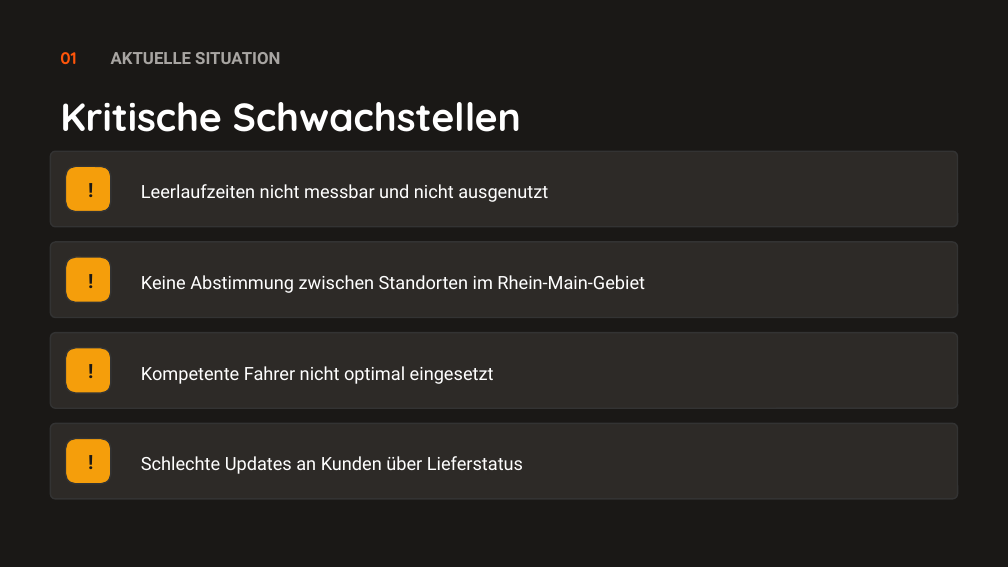
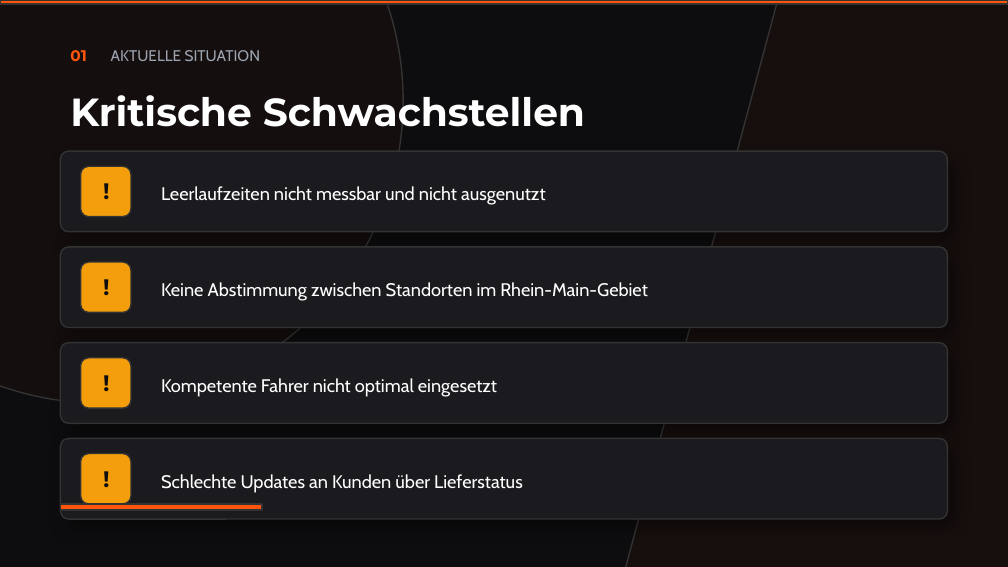
Before and after one commit to 0verhead/fahrerplanung-presentation, a slide deck: slide 5 of output/fahrersoftware-magnum-opus.pptx. Drawn at 1008x567 pixels with LibreOffice and Linux fonts; fonts in the diff are those of the drawing. Boxes give left, top, right and bottom in pixels: in the first picture for what was removed or moved away, otherwise in the second. Text is boxed around its words. In the diff, an @@ line names an element or a change of style, - is before the commit and + after.

```diff
--- a/output/fahrersoftware-magnum-opus.pptx
+++ b/output/fahrersoftware-magnum-opus.pptx
@@ background #1A1816 to #0D0D0F @@
@@ ellipse added at (0, 0, 403, 403), fill #FF550A at 3% opacity, outline #333333 1 pt @@
@@ rectangle added at (0, 0, 1008, 4), fill #FF550A, outline #333333 1 pt @@
@@ rectangle added at (610, 0, 1008, 567), fill #FF550A at 4% opacity, outline #333333 1 pt @@
@@ text "01": place and size @@
-text "01" at (60, 52, 76, 64)
+text "01" at (70, 50, 86, 61)
@@ text "01" at (70, 50, 86, 61): size 12 to 11 pt, font Quicksand to Montserrat @@
@@ text "AKTUELLE SITUATION" at (111, 50, 261, 61): size 12 to 11 pt, font Roboto to Cabin, text colour #A8A5A2 to #9CA3AF, bold off @@
@@ text "Kritische Schwachstellen": place and size @@
-text "Kritische Schwachstellen" at (60, 102, 521, 132)
+text "Kritische Schwachstellen" at (70, 95, 585, 127)
@@ text "Kritische Schwachstellen" at (70, 95, 585, 127): font Quicksand to Montserrat @@
@@ rounded rectangle: place and size @@
-rounded rectangle at (50, 151, 958, 227)
+rounded rectangle at (60, 151, 948, 232)
@@ rounded rectangle: place and size @@
-rounded rectangle at (66, 166, 111, 212)
+rounded rectangle at (81, 166, 131, 217)
@@ text "!": place and size @@
-text "!" at (76, 169, 106, 210)
+text "!" at (89, 173, 124, 209)
@@ text "Leerlaufzeiten nicht messbar und nicht ...": place and size @@
-text "Leerlaufzeiten nicht messbar und nicht ..." at (141, 184, 548, 202)
+text "Leerlaufzeiten nicht messbar und nicht ..." at (161, 186, 546, 205)
@@ rounded rectangle: place and size @@
-rounded rectangle at (50, 242, 958, 318)
+rounded rectangle at (60, 247, 948, 328)
@@ rounded rectangle: place and size @@
-rounded rectangle at (66, 257, 111, 302)
+rounded rectangle at (81, 262, 131, 312)
@@ text "!": place and size @@
-text "!" at (76, 260, 106, 300)
+text "!" at (89, 269, 124, 304)
@@ text "Keine Abstimmung zwischen Standorten im ...": place and size @@
-text "Keine Abstimmung zwischen Standorten im ..." at (141, 275, 645, 293)
+text "Keine Abstimmung zwischen Standorten im ..." at (161, 282, 648, 301)
@@ rounded rectangle: place and size @@
-rounded rectangle at (50, 333, 958, 408)
+rounded rectangle at (60, 343, 948, 423)
@@ rounded rectangle: place and size @@
-rounded rectangle at (66, 348, 111, 393)
+rounded rectangle at (81, 358, 131, 408)
@@ text "!": place and size @@
-text "!" at (76, 351, 106, 391)
+text "!" at (89, 365, 124, 400)
@@ text "Kompetente Fahrer nicht optimal eingesetzt": place and size @@
-text "Kompetente Fahrer nicht optimal eingesetzt" at (141, 366, 494, 384)
+text "Kompetente Fahrer nicht optimal eingesetzt" at (161, 378, 497, 397)
@@ fill #2D2A27 to #1A1A1F; shadow on; proportions changed in 4 elements at (60, 151, 948, 232), (60, 247, 948, 328), (60, 343, 948, 423), (60, 438, 948, 519) @@
@@ rounded rectangle: place and size @@
-rounded rectangle at (50, 423, 958, 499)
+rounded rectangle at (60, 438, 948, 519)
@@ proportions changed in 4 elements at (81, 166, 131, 217), (81, 262, 131, 312), (81, 358, 131, 408), (81, 454, 131, 504) @@
@@ rounded rectangle: place and size @@
-rounded rectangle at (66, 438, 111, 484)
+rounded rectangle at (81, 454, 131, 504)
@@ size 14 to 16 pt, font Roboto to Montserrat, text colour #1A1816 to #0D0D0F in 4 elements at (89, 173, 124, 209), (89, 269, 124, 304), (89, 365, 124, 400), (89, 461, 124, 496) @@
@@ text "!": place and size @@
-text "!" at (76, 442, 106, 482)
+text "!" at (89, 461, 124, 496)
@@ font Roboto to Cabin in 4 elements at (161, 186, 546, 205), (161, 282, 648, 301), (161, 378, 497, 397), (161, 474, 523, 492) @@
@@ text "Schlechte Updates an Kunden über ...": place and size @@
-text "Schlechte Updates an Kunden über ..." at (141, 456, 523, 474)
+text "Schlechte Updates an Kunden über ..." at (161, 474, 523, 492)
@@ rectangle added at (60, 504, 262, 510), fill #FF550A, outline #333333 1 pt @@
```
Also in this commit, not shown: 11 other slides changed, 1 other file.
